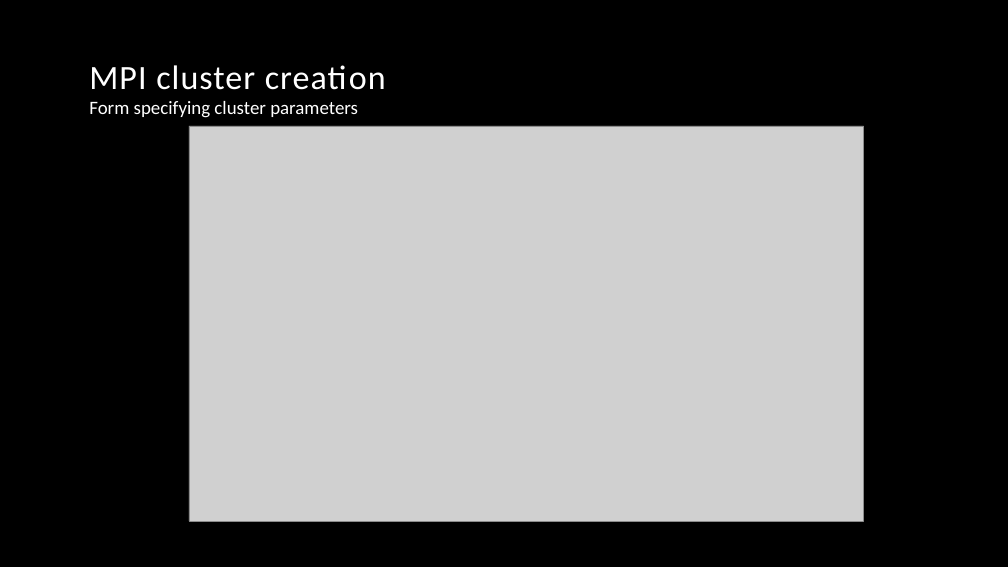
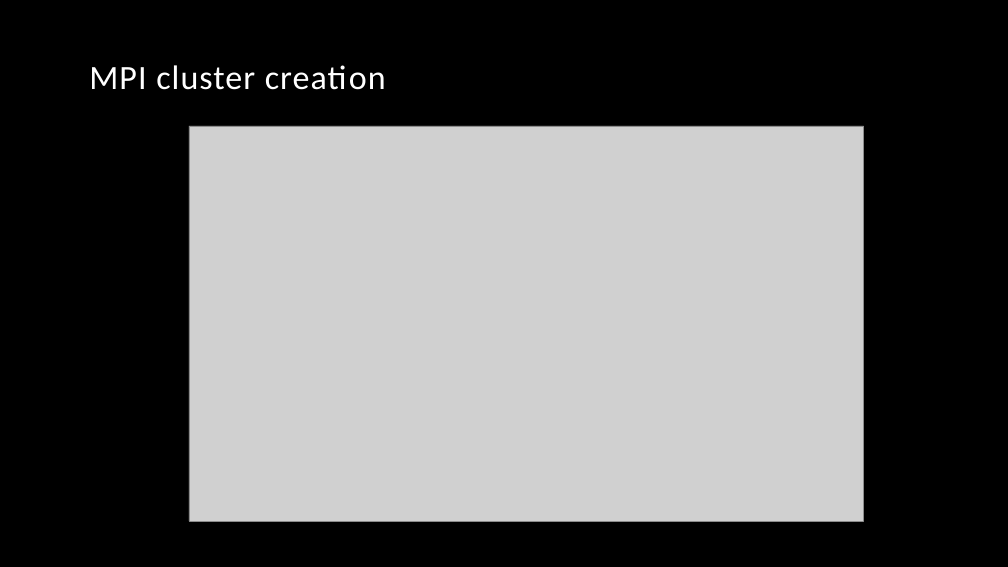
Before and after one commit to vincentpaul12/SkyLab-Files, a slide deck: slide 11 of pcsc_skylab.pptx (slide 12 before the commit). Drawn at 1008x567 pixels with LibreOffice and Linux fonts; fonts in the diff are those of the drawing; grey boxes stand for pictures; background and template pictures are left out. Boxes give left, top, right and bottom in pixels: in the first picture for what was removed or moved away, otherwise in the second. Text is boxed around its words. In the diff, an @@ line names an element or a change of style, - is before the commit and + after.

```diff
--- a/pcsc_skylab.pptx
+++ b/pcsc_skylab.pptx
@@ text removed at bbox=[89, 101, 358, 118] @@
-Form specifying cluster parameters
```
Also in this commit, not shown: 10 other slides changed, 1 slide added, 2 slides removed.
